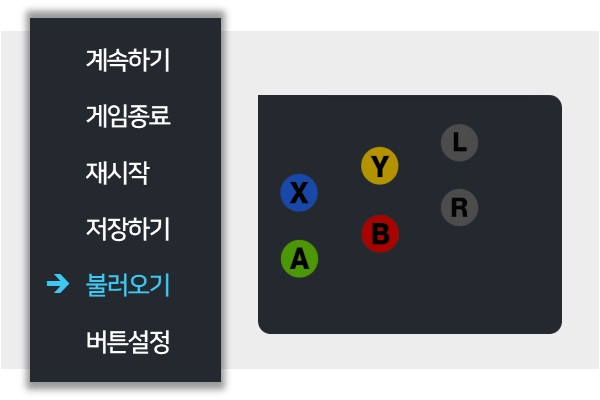
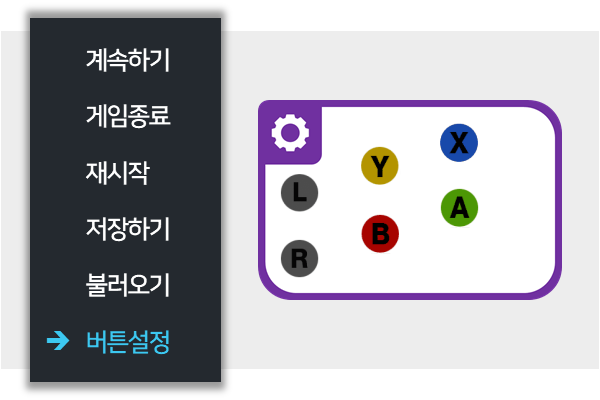
Layers edited between the first and the second (600, 400) image:
removed layer "bg_empty.png" over [280, 124, 479, 279]
hid "load" over [46, 95, 562, 355]
added layer "layout3.png" above "layout2.png" over [280, 123, 479, 278]
showed "button" over [46, 95, 562, 355]
